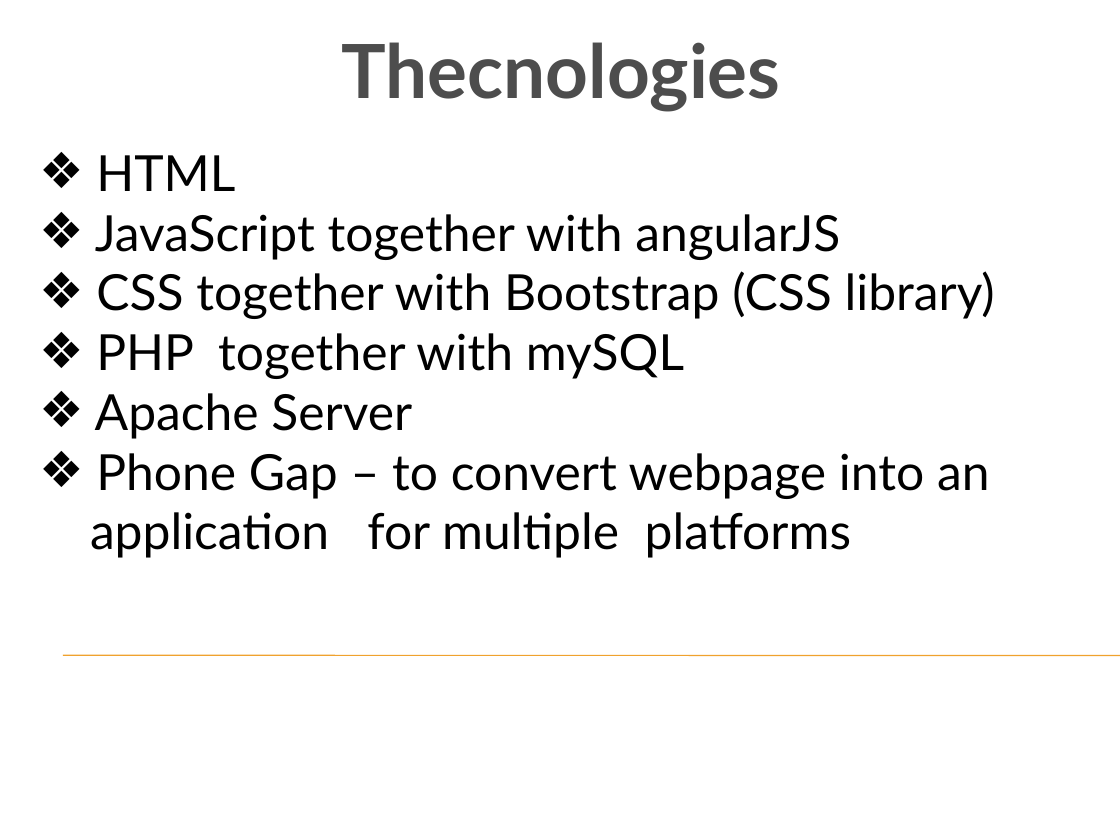
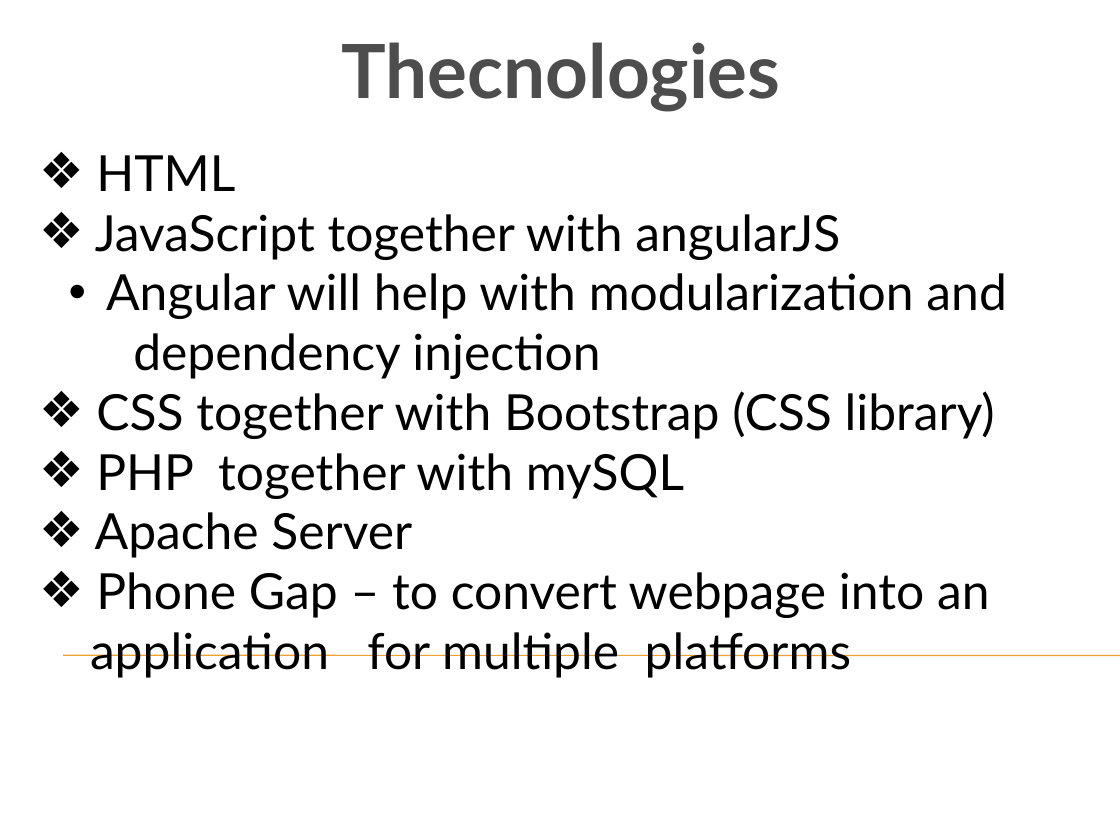
Before and after one commit to toniamichael94/MainProjectCOS301, a slide deck: slide 5 of Demo 1.pptx. Drawn at 1120x840 pixels with LibreOffice and Linux fonts; fonts in the diff are those of the drawing; background and template pictures are left out. Boxes give left, top, right and bottom in pixels: in the first picture for what was removed or moved away, otherwise in the second. Text is boxed around its words. In the diff, an @@ line names an element or a change of style, - is before the commit and + after.

Commit message:
Added Info to demo slides

```diff
--- a/Demo 1.pptx
+++ b/Demo 1.pptx
@@ text at bbox=[106, 273, 1006, 379]: paragraphs added @@
+  • Angular will help with modularization and
+  dependency injection
```
